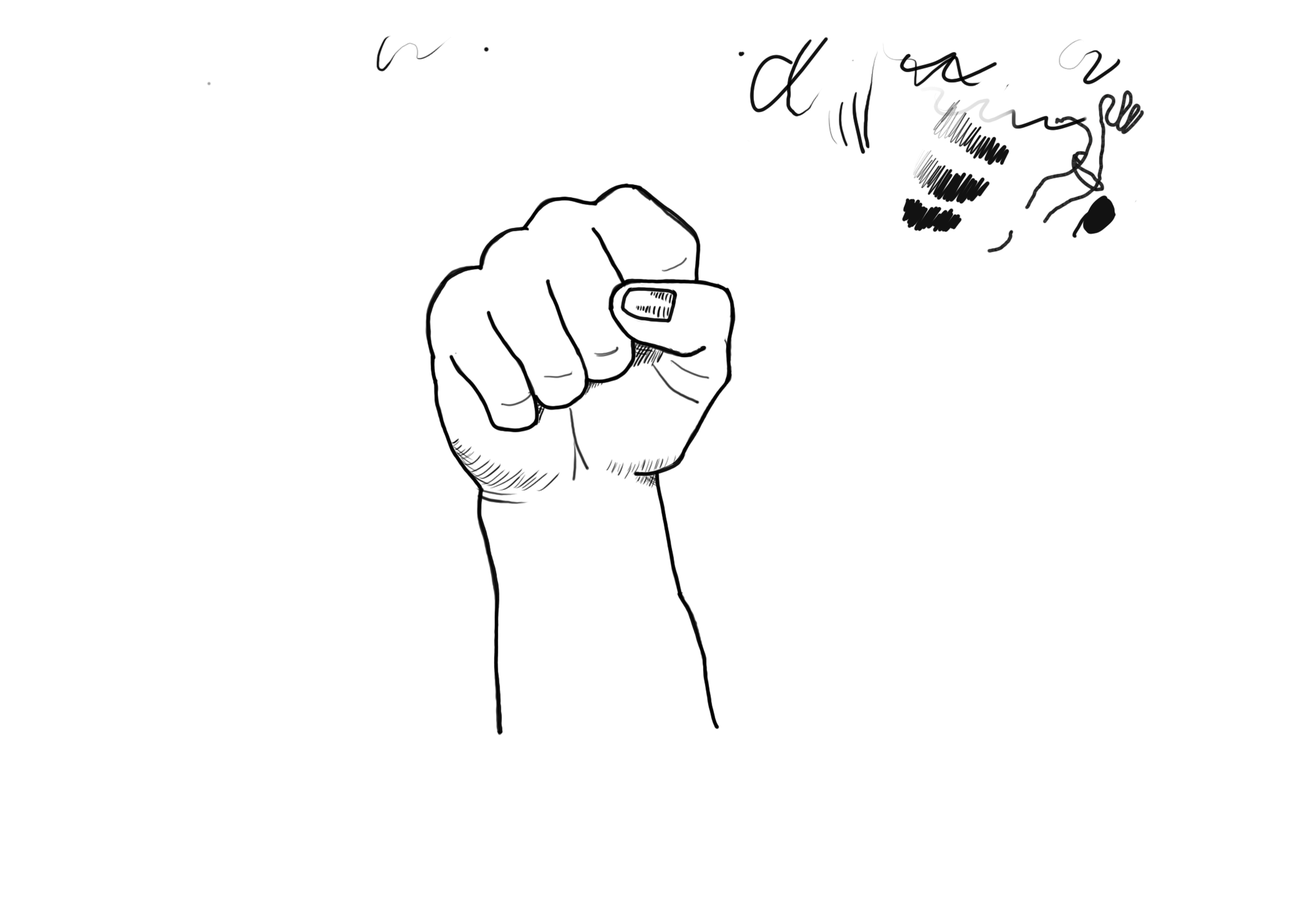
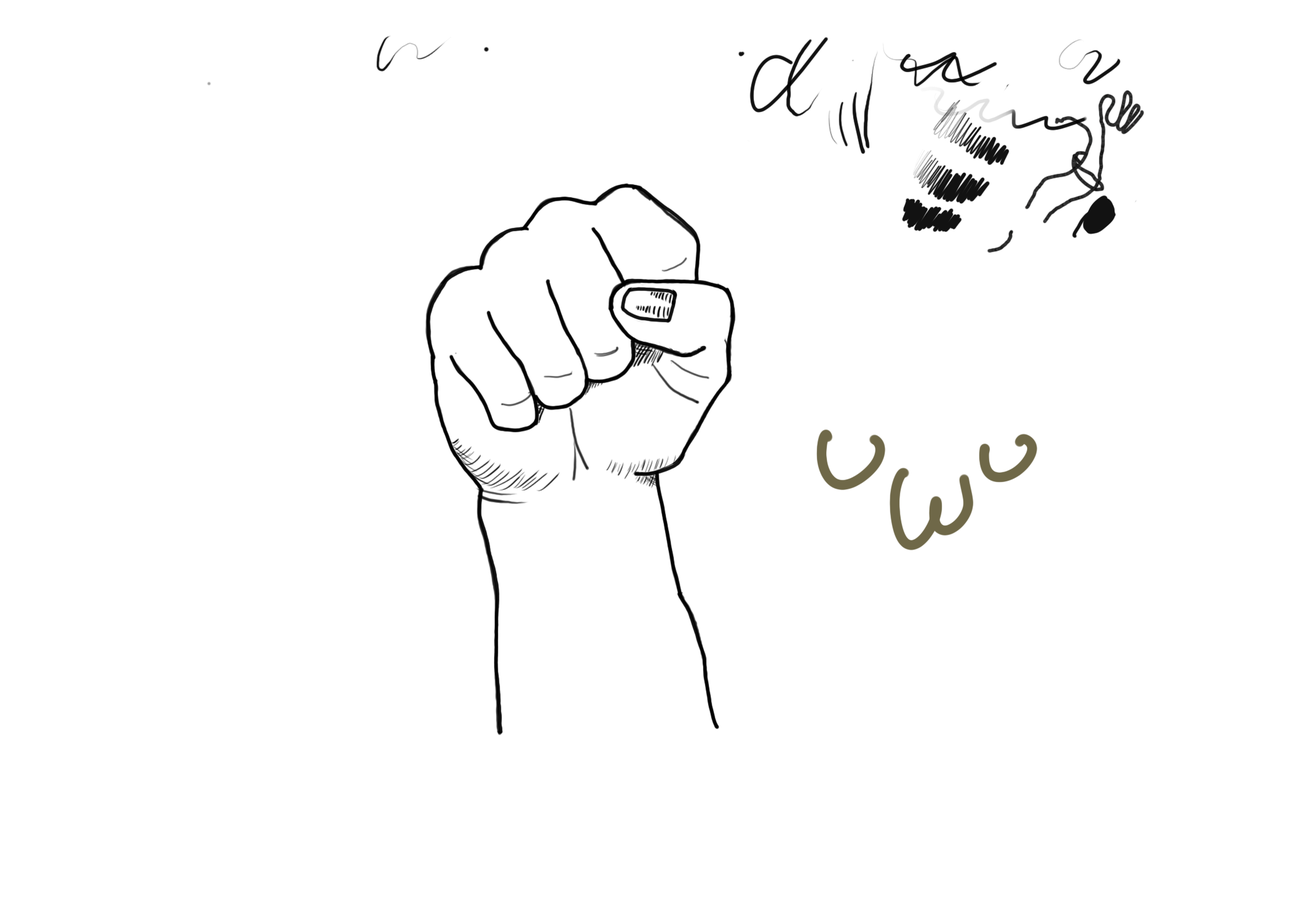
Comparing the layer stacks of the two 1291×922 images. Changes:
painted on "line-width" over [816,429,1039,552]
